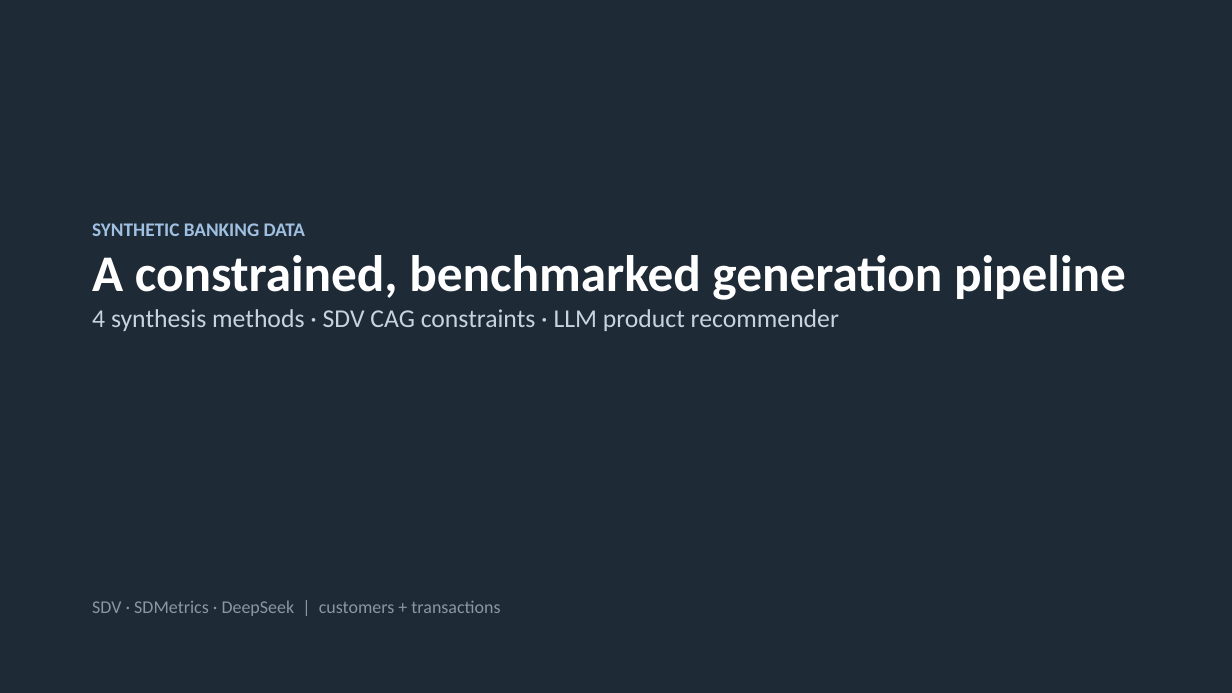
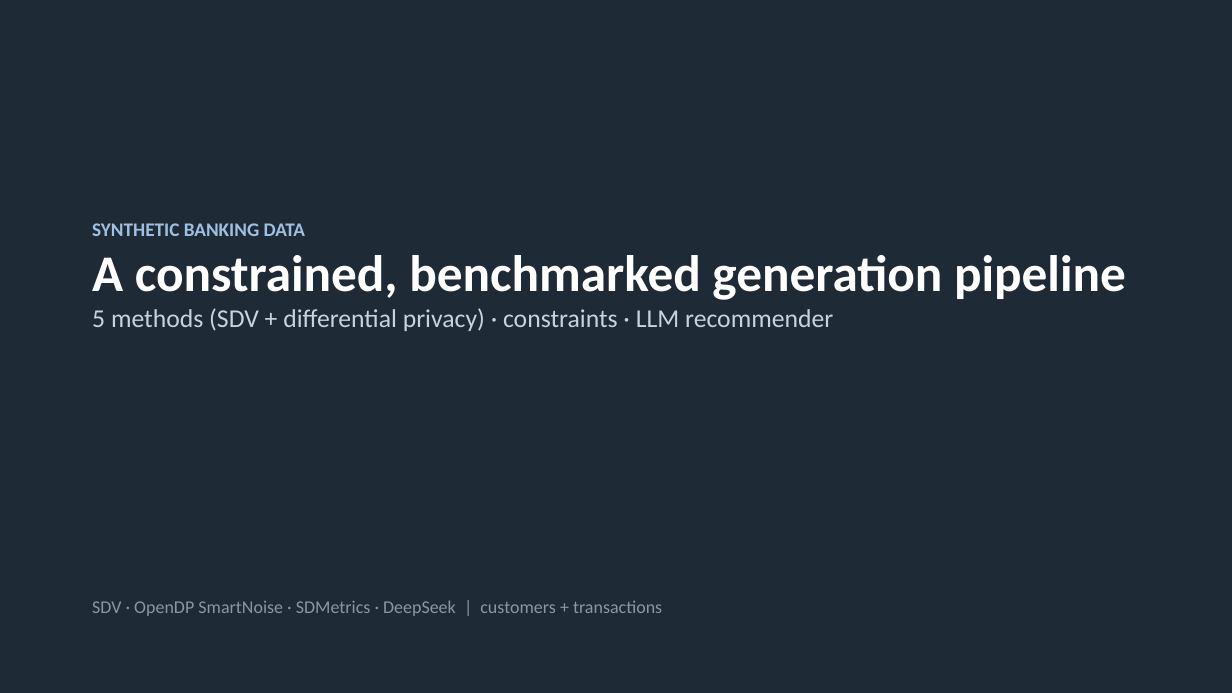
Before and after one commit to dylanwang2111/synthetic_data_gen, a slide deck: slide 1 of slides.pptx. Drawn at 1232x693 pixels with LibreOffice and Linux fonts; fonts in the diff are those of the drawing. Boxes give left, top, right and bottom in pixels: in the first picture for what was removed or moved away, otherwise in the second. Text is boxed around its words. In the diff, an @@ line names an element or a change of style, - is before the commit and + after.

Commit message:
Add Method 5: SmartNoise MST (differential privacy) to the comparison
- New src/smartnoise_method.py — Method 5 using OpenDP SmartNoise MST under a
  formal (e, d)-differential-privacy guarantee (the one property no SDV method
  has). Fits per table; encodes transaction_date as a day-offset; restores
  business rules (domain clipping + product->category) by post-processing, since
  DP synthesizers don't take SDV constraints. Validated: 0 orphan FKs, 0 drift,
  all domains valid.
- Notebook: M5 train/generate cells, registered in the comparison, adherence and
  conclusion updated to 5 methods; distribution cell rebuilt into a 2x2 of
  per-variable charts (grey Real fill + coloured step outlines) that also emits
  the individual dist_*.png used by the deck. Re-run end-to-end on the py3-TF2
  kernel.
- Results: M5 leads overall quality (0.887), txn shapes (0.880) and autocorr
  (0.005) while providing DP; weakest on cross-table MAD (0.297). M1 still best
  on customer pair trends (0.720).
- README + slides.pptx + make_slides.py updated for 5 methods (SDV vs OpenDP),
  the privacy dimension, and refreshed LLM demo output. requirements.txt adds
  smartnoise-synth, openai, python-pptx.

```diff
--- a/slides.pptx
+++ b/slides.pptx
@@ text at [92,308,833,331]: text changed @@
-4 synthesis methods · SDV CAG constraints · LLM product recommender
+5 methods (SDV + differential privacy) · constraints · LLM recommender
@@ text at [92,600,662,616]: text changed @@
-SDV · SDMetrics · DeepSeek | customers + transactions
+SDV · OpenDP SmartNoise · SDMetrics · DeepSeek | customers + transactions
```
Also in this commit, not shown: 7 other slides changed, 33 other files.
